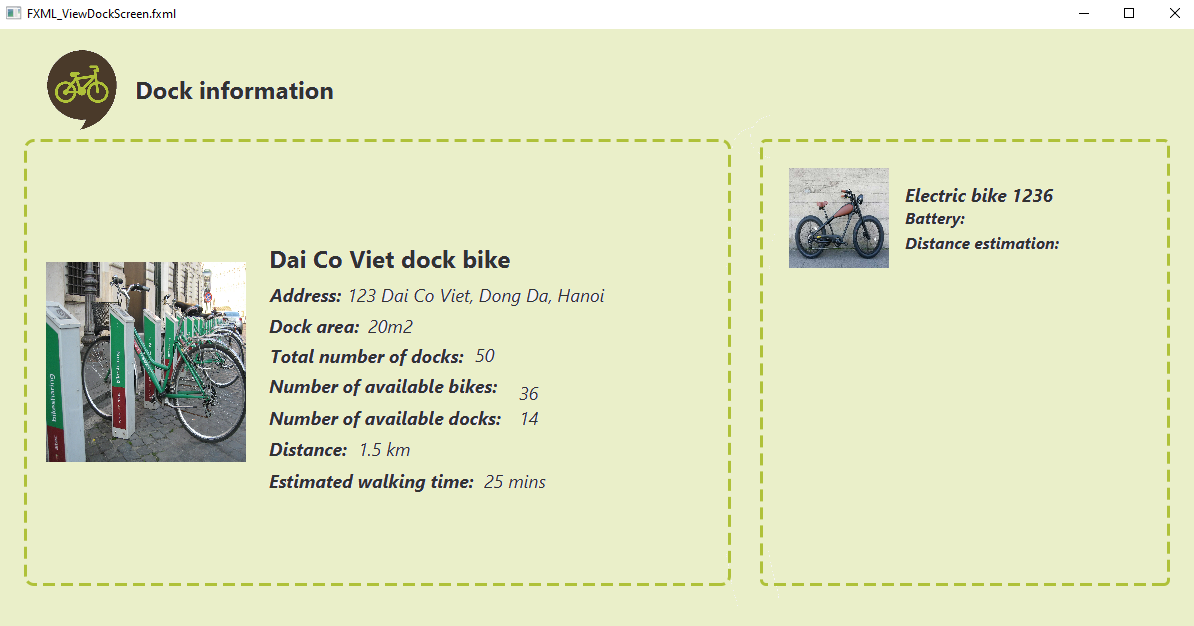
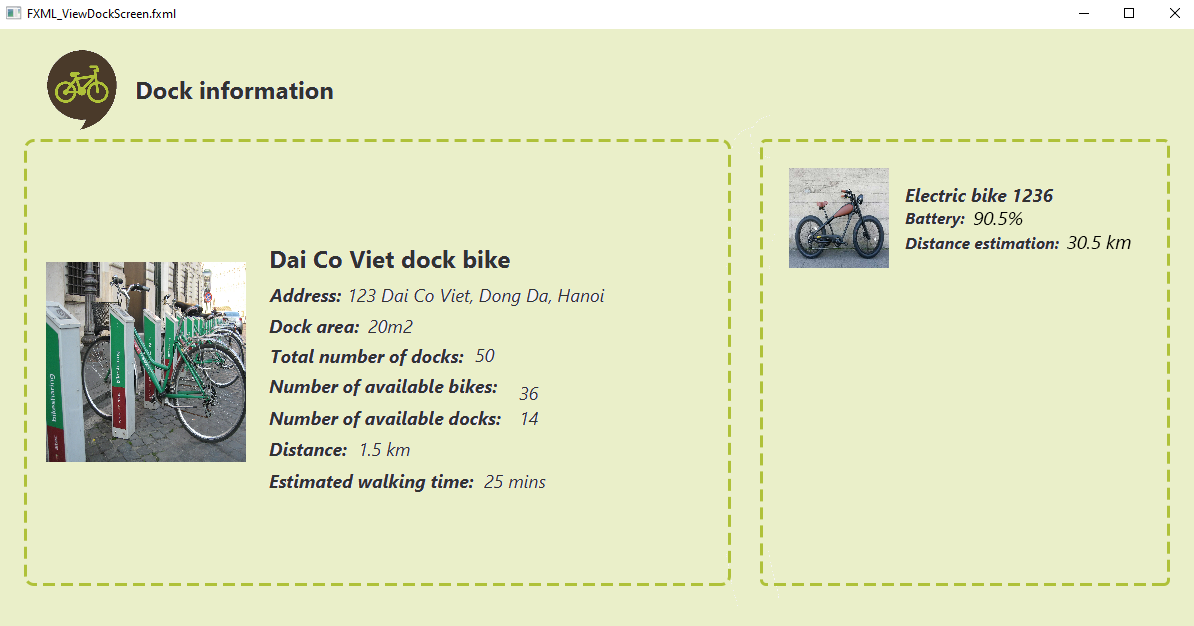
The second 1194px x 626px image is a revision of the first. Changes to its layers:
added layer "30.5 km" above "90.5%" over [1067, 235, 1131, 249]
added layer "90.5%" above "Rounded Rectangle 1" over [974, 212, 1023, 225]
